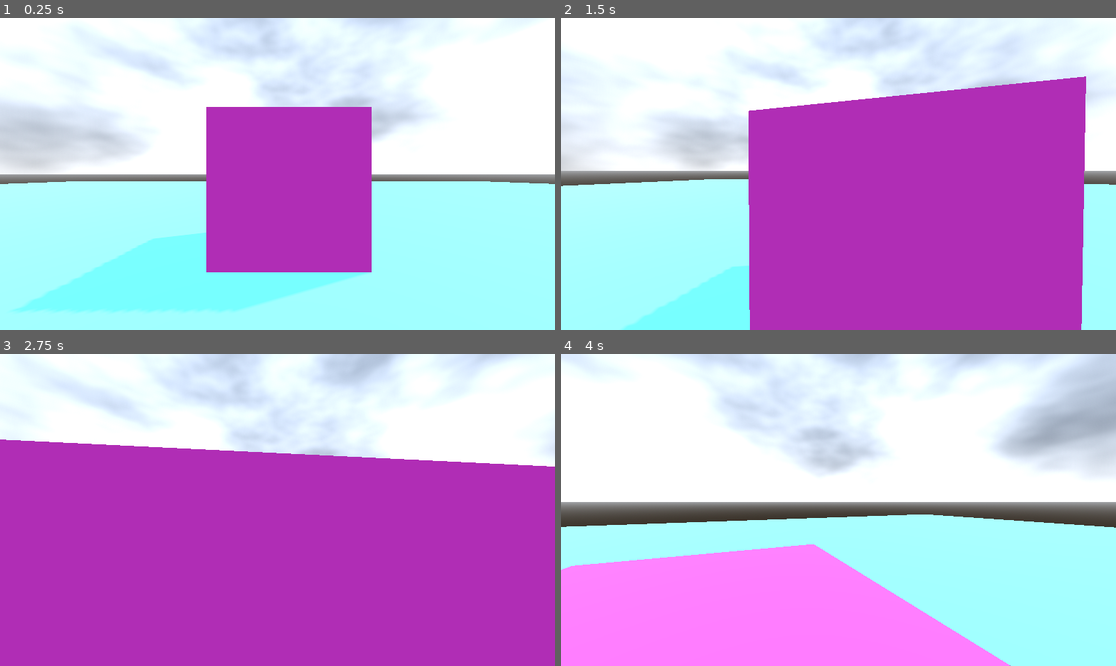
Above: before the commit, frames 1-4 (two rows, left to right).
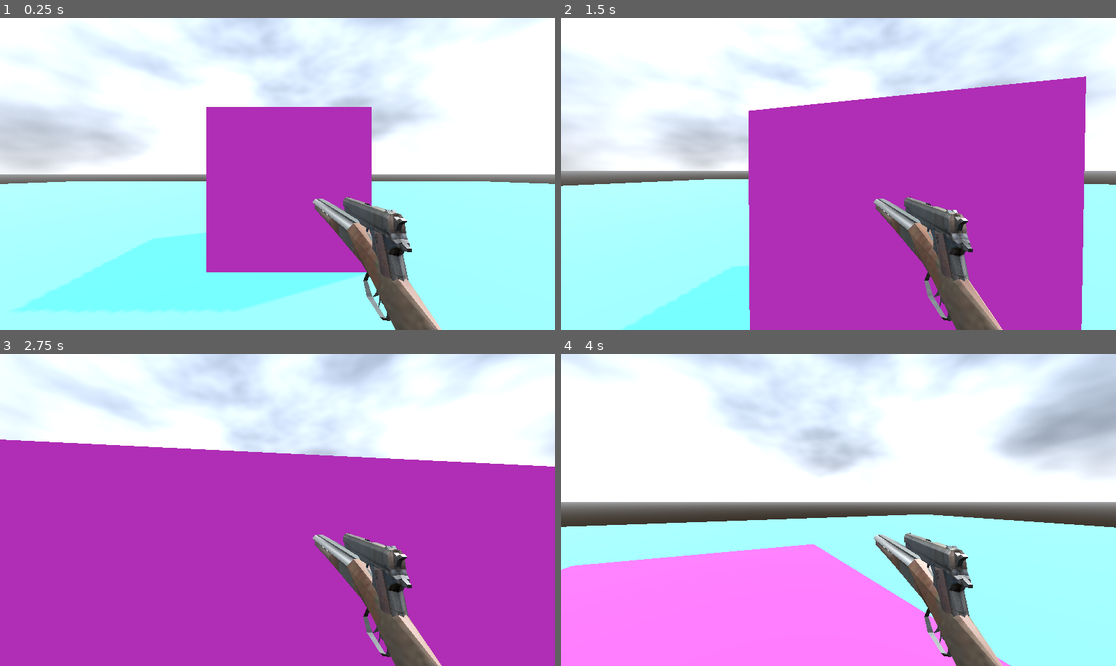
Above: after the commit, the same moments.

Repository: 1Magz1/FPS-Starter-Kit
Game: Godot game, scene res://levels/test/test.tscn
The game is run twice, just before and just after one commit, with the same random seed, the same clock (stepped at 60 frames per second) and the same inputs.
Inputs (mouse positions are in pixels of both pictures, inside the frame that each line leads up to):
- Up to frame 1 (0.25 s): no input
- Up to frame 2 (1.5 s): tap Enter at 0.5 s; move the mouse to (866, 174) at 0.52 s; hold W (move_forward) from 0.53 s (still down); tap C (action_crouch) at 0.6 s; tap Space (action_jump) at 0.77 s; move the mouse to (810, 174) at 1.27 s; click (810, 174) at 1.35 s
- Up to frame 3 (2.75 s): keep holding W (move_forward); tap Space (action_jump) at 1.52 s; move the mouse to (288, 503) at 2.02 s; tap Shift (action_walk) at 2.1 s
- Up to frame 4 (4 s): keep holding W (move_forward); move the mouse to (832, 516) at 2.77 s; tap C (action_crouch) at 2.85 s; tap Space (action_jump) at 3.02, 3.77 s; move the mouse to (877, 513) at 3.52 s; click (877, 513) at 3.6 s

The runs differ from the first frame. In frame 1, 4.1% of the frame differs, in the area x 56-80%, y 57-100%; in frame 2, 4.1%; in frame 3, 4.1%; in frame 4, 4.1%.
Error in both runs: Invalid access to property or key 'player_shoot' on a base object of type 'null instance'. (res://objects/weapon/base_weapon/base_weapon.gd:6)

Commit message:
main
add switch weapon

Diff:
--- a/Objects/Player/player.gd
+++ b/Objects/Player/player.gd
@@ -34,6 +34,10 @@
 	'FORWARD': 'move_forward',
 	'BACK': 'move_backward'
 }
+const weapon_hotkeys = {
+	49: 0,
+	50: 1
+}
 var gravity = ProjectSettings.get_setting("physics/3d/default_gravity")
 var input_movement := Vector2.ZERO
 var direction := Vector3.ZERO
@@ -41,9 +45,11 @@
 var current_jump_amount := 0
 var is_walk_btn_pressed := false
 var is_crouch_btn_pressed := false
+
 const lerp_speed := 10.0
 
 signal player_shoot
+signal player_hotkey
 
 func _ready():
 	Input.mouse_mode = Input.MOUSE_MODE_CAPTURED
@@ -52,17 +58,14 @@
 	toogle_switch(action_list.WALK)
 	toogle_switch(action_list.CROUCH)
 	set_movement_state()
-	handle_jump(delta)
-	handle_movement(delta)
+	handler_jump(delta)
+	handler_movement(delta)
 	action_shoot()
 	move_and_slide()
 
 func _unhandled_input(event):
-	if event is InputEventMouseMotion:
-		player.rotate_y(-event.relative.x * SENSITIVITY)
-
-		camera.rotate_x(-event.relative.y * SENSITIVITY)
-		camera.rotation.x = clamp(camera.rotation.x, deg_to_rad(-85), deg_to_rad(85))
+	camera_move(event)
+	handler_hotkeys(event)
 
 func toogle_switch(action_name: StringName):
 	var is_pressed = Input.is_action_just_pressed(action_name)
@@ -94,7 +97,7 @@
 	elif is_idle:
 		current_movement_state = MovementState.Idle
 
-func handle_jump(delta):
+func handler_jump(delta):
 	var is_pressed = Input.is_action_just_pressed(action_list.JUMP)
 
 	if is_pressed and is_on_floor():
@@ -108,7 +111,7 @@
 	elif is_on_floor():
 		current_jump_amount = 0
 
-func handle_movement(delta):
+func handler_movement(delta):
 	var move_transform = (player.transform.basis * Vector3(input_movement.x, 0 , input_movement.y)).normalized()
 	direction = lerp(direction, move_transform, delta * lerp_speed)
 
@@ -138,6 +141,17 @@
 			current_speed = CROUCH_SPEED
 	return current_speed
 
+func camera_move(event):
+	if event is InputEventMouseMotion:
+		player.rotate_y(-event.relative.x * SENSITIVITY)
+
+		camera.rotate_x(-event.relative.y * SENSITIVITY)
+		camera.rotation.x = clamp(camera.rotation.x, deg_to_rad(-85), deg_to_rad(85))
+
+func handler_hotkeys(event):
+	if event is InputEventKey and event.pressed and event.keycode in weapon_hotkeys:
+		emit_signal("player_hotkey", weapon_hotkeys[event.keycode])
+
 func action_shoot():
 	if Input.is_action_just_pressed(action_list.SHOOT):
 		emit_signal("player_shoot")
--- a/Objects/Player/player.tscn
+++ b/Objects/Player/player.tscn
@@ -1,8 +1,7 @@
-[gd_scene load_steps=7 format=3 uid="uid://bw3megsg6ajjt"]
+[gd_scene load_steps=6 format=3 uid="uid://bw3megsg6ajjt"]
 
 [ext_resource type="Script" path="res://objects/player/player.gd" id="1_cfl0d"]
-[ext_resource type="PackedScene" uid="uid://cxr1to476afx5" path="res://objects/weapon/pistol/pistol.tscn" id="2_mpj17"]
-[ext_resource type="PackedScene" uid="uid://c0iegf7vi1j34" path="res://objects/weapon/shotgun/shotgun.tscn" id="3_0vlki"]
+[ext_resource type="PackedScene" uid="uid://cbqpoj0mu4mvv" path="res://objects/weapon/weapon_manager/weapon_manager.tscn" id="2_a8m51"]
 
 [sub_resource type="CapsuleMesh" id="CapsuleMesh_p5sv7"]
 
@@ -40,13 +39,4 @@
 [node name="Camera" type="Camera3D" parent="Head"]
 transform = Transform3D(1, 0, 0, 0, 1, 0, 0, 0, 1, 2.08165e-12, 0, 2.08165e-12)
 
-[node name="WeaponManager" type="Node3D" parent="Head/Camera"]
-transform = Transform3D(-4.37114e-09, 3.48787e-17, 0.1, 3.48787e-17, 0.1, -3.48787e-17, -0.1, 3.48787e-17, -4.37114e-09, 0.045, -0.0599999, -0.0996529)
-
-[node name="Pistol" parent="Head/Camera/WeaponManager" instance=ExtResource("2_mpj17")]
-transform = Transform3D(1, 0, 0, 0, 1, 0, 0, 0, 1, 2.08165e-12, 2.08165e-12, 2.08165e-12)
-visible = false
-
-[node name="Shotgun" parent="Head/Camera/WeaponManager" instance=ExtResource("3_0vlki")]
-transform = Transform3D(1, -5.29396e-23, 3.55271e-15, -1.04913e-23, 1, -3.12245e-23, -2.90136e-15, 1.12238e-23, 1, 0.79, -0.32, 2.08165e-12)
-visible = false
+[node name="WeaponManager" parent="Head/Camera" instance=ExtResource("2_a8m51")]
